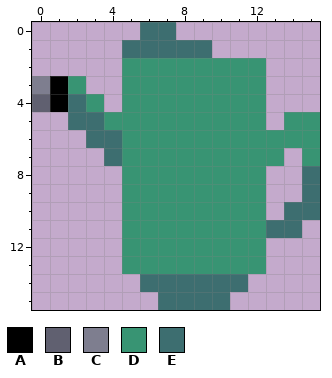
Pixel-art sprite: plant-crossing/assets/tool-sprites/WateringCan.png. Above is the file before it was changed.
The file is 256x256 pixels, drawn in blocks of 16x16; one block is one cell here.
Palette (. is transparent): A #000000  B #606070  C #7e7e8f  D #389473  E #3d6e70
Pixels before, first column x 0:
 0 ......EE........
 1 .....EEEEE......
 2 .....DDDDDDDD...
 3 CAD..DDDDDDDD...
 4 BAED.DDDDDDDD...
 5 ..EEDDDDDDDDD.DD
 6 ...EEDDDDDDDDDDD
 7 ....EDDDDDDDDD.D
 8 .....DDDDDDDD..E
 9 .....DDDDDDDD..E
10 .....DDDDDDDD.EE
11 .....DDDDDDDDEE.
12 .....DDDDDDDD...
13 .....DDDDDDDD...
14 ......EEEEEE....
15 .......EEEE.....
Now the later version:
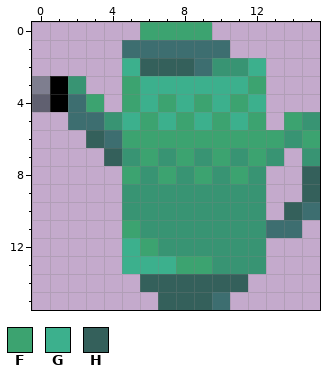
Colours new in this view: F #3ca370  G #3cb08d  H #34605b
Diff:
Changed rows in their new state; - is an unchanged pixel.
first column x 3:
 0 ---FFFF------
 1 -------E-----
 2 --GHHHE--G---
 3 --FGGGGGGF---
 4 F-FGFGFGFG---
 5 --GFGFGFGF-F-
 6 H-FFFFFFFFF-F
 7 -H-F-F-F-F---
 8 --F-F-F-F---H
 9 ------------H
10 -----------H-
11 --F----------
12 --GF---------
13 --GGGFF------
14 ---HHHHHH----
15 ----HHH------
Where, in picture pixels (left, top, right, bottom), the same in both pictures:
changed: (86, 22, 320, 310)
